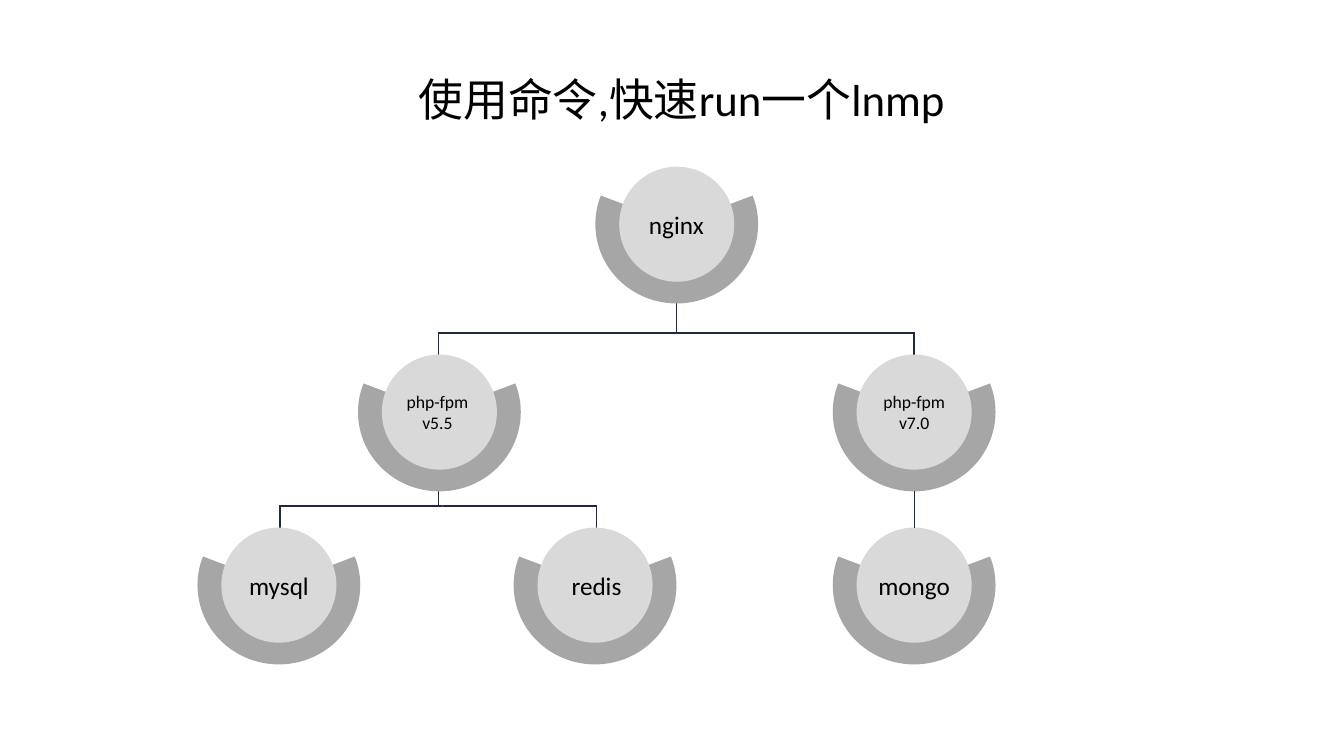
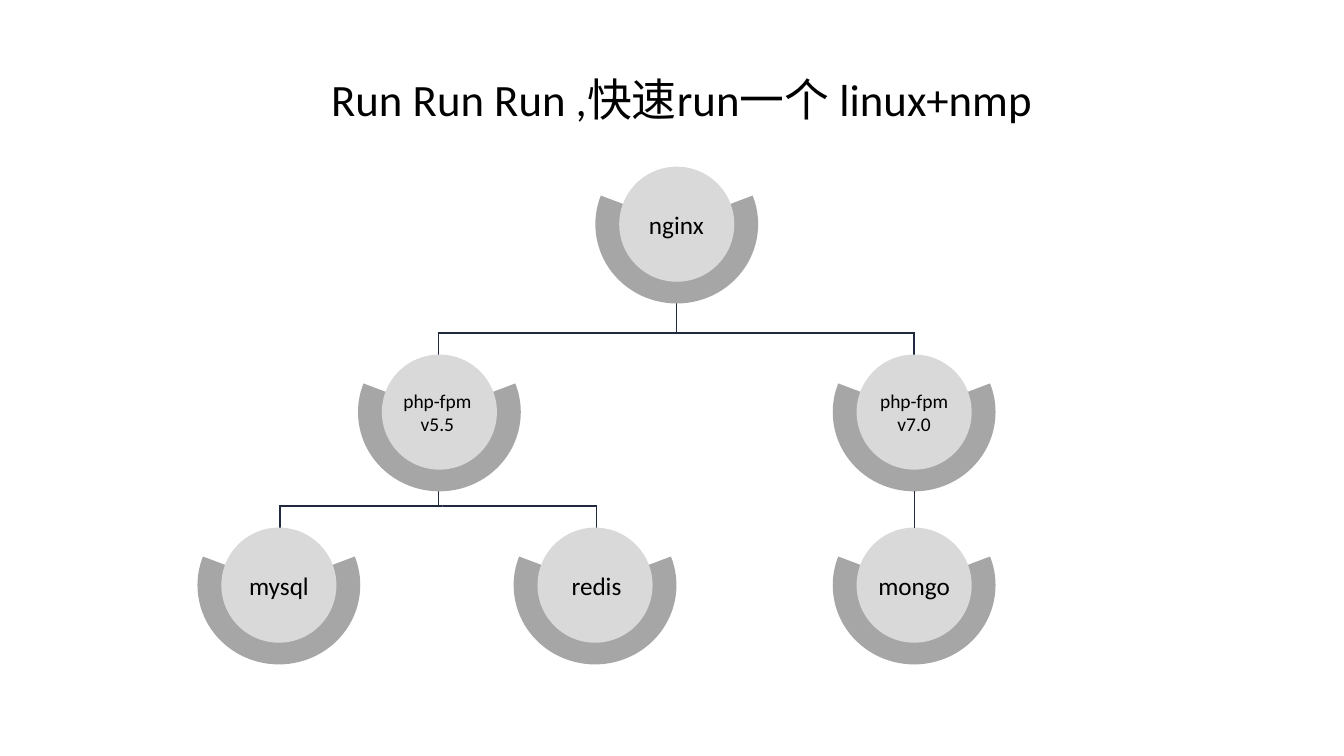
Before and after one commit to gtsigner/docker-samples, a slide deck: slide 11 of 1.Docker高可用的开发环境-preview.pptx (slide 9 before the commit). Drawn at 1344x756 pixels with LibreOffice and Linux fonts; fonts in the diff are those of the drawing. Boxes give left, top, right and bottom in pixels: in the first picture for what was removed or moved away, otherwise in the second. Text is boxed around its words. In the diff, an @@ line names an element or a change of style, - is before the commit and + after.

```diff
--- a/1.Docker高可用的开发环境-preview.pptx
+++ b/1.Docker高可用的开发环境-preview.pptx
@@ text at [331, 79, 1031, 124]: text changed @@
-使用命令,快速run一个lnmp
+Run Run Run ,快速run一个 linux+nmp
@@ text "php-fpm" at [403, 394, 471, 431]: size 12.6 to 13.9 pt @@
@@ text "php-fpm" at [880, 394, 948, 431]: size 12.6 to 13.9 pt @@
```
Also in this commit, not shown: 7 other slides changed, 2 slides added.
